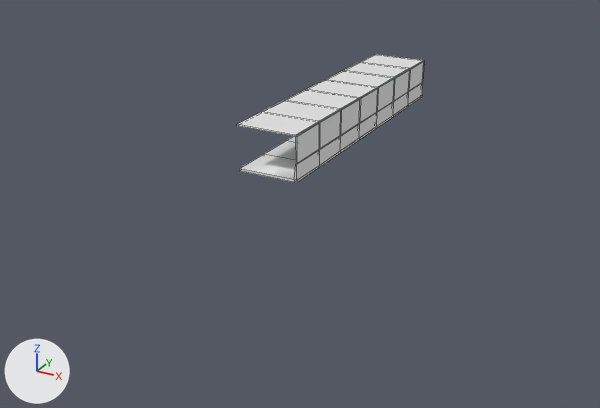
What one commit did to the FBX model UnholySource/Assets/Models/Scenario/School/Rooms/East/interior_school_room_east_00.fbx.
The view is the same before and after, from a 50 mm lens placed at (31.1, -69.1, 23.6), pointed at (0.8, -14.1, -3.8). The lights are fixed; the arrows at lower left show +X, +Y and +Z. Mesh edges are drawn as thin lines.

The first picture shows 'Visible Mesh'.
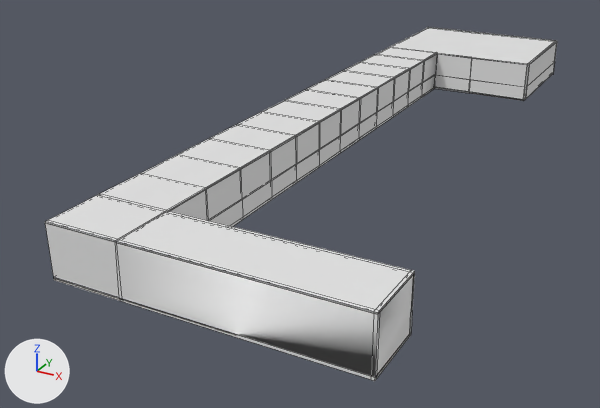
Location of each change, [x1, y1, x2, y2] in pixels of the pictures (600 x 408 px):
'Visible Mesh', reshaped (173% wider, 173% taller): before [237, 54, 424, 183]; after [45, 27, 557, 381]
part 1 of me_cube, built on: before [237, 125, 297, 183]; after [45, 27, 557, 381]

Patch to the scene script:
```diff
--- a/UnholySource/Assets/Models/Scenario/School/Rooms/East/interior_school_room_east_00.fbx.py
+++ b/UnholySource/Assets/Models/Scenario/School/Rooms/East/interior_school_room_east_00.fbx.py
@@ me_cube @@
 # used by ob_visible_mesh; location = (2.6, 0.0, 0.0)
-me_cube.from_pydata(...)  # 112 vertices, 124 faces; spans x -5.2..0.1, y -18.0..8.0, z -0.2..3.6
+me_cube.from_pydata(...)  # 315 vertices, 344 faces; spans x -5.2..15.6, y -38.2..23.2, z -0.2..3.6
+# me_cube part 1
+# 12 faces are deleted
+# 83 vertices are added at x -5.2..15.6, y -38.2..23.2, z -0.2..3.6
+# 14 new vertices lie (0.0, 3.7, 0.0) away from vertices in x -5.2..0.1, y 8.0, z -0.2..3.6
+# 14 new vertices lie (0.0, -3.7, 0.0) away from vertices in x -5.2..0.1, y -18.0, z -0.2..3.6
+# 14 new vertices lie (0.0, -3.9, 0.0) away from vertices in x -5.2..0.1, y -21.7, z -0.2..3.6
+# 14 new vertices lie (0.0, -4.0, 0.0) away from vertices in x -5.2..0.1, y -25.6, z -0.2..3.6
+# 14 new vertices lie (0.0, -4.0, 0.0) away from vertices in x -5.2..0.1, y -29.6, z -0.2..3.6
+# 10 new vertices lie (0.0, -4.2, 0.0) away from vertices in x -5.2..0.1, y -33.8, z -0.2..3.6
+# 11 new vertices lie (15.3, 0.0, 0.0) away from vertices in x 0.1, y -38.2..-33.6, z -0.2..3.6
+# 5 new vertices lie (3.7, 0.0, 0.0) away from vertices in x 0.1, y 11.5..11.7, z -0.2..3.6
+# 5 new vertices lie (5.6, 0.0, 0.0) away from vertices in x 3.8, y 11.5..11.7, z -0.2..3.6
+# 7 new vertices lie (0.0, 11.3, 0.0) away from vertices in x 9.4..9.6, y 11.6..11.7, z -0.2..3.6
+# 5 new vertices lie (-14.6, 0.0, 0.0) away from vertices in x 9.4, y 22.9..23.2, z -0.2..3.6
+# 7 new vertices lie (0.0, 0.0, -2.2) away from vertices in x -5.2..15.6, y -33.8..23.2, z 3.5
+# 232 new faces join them
```
